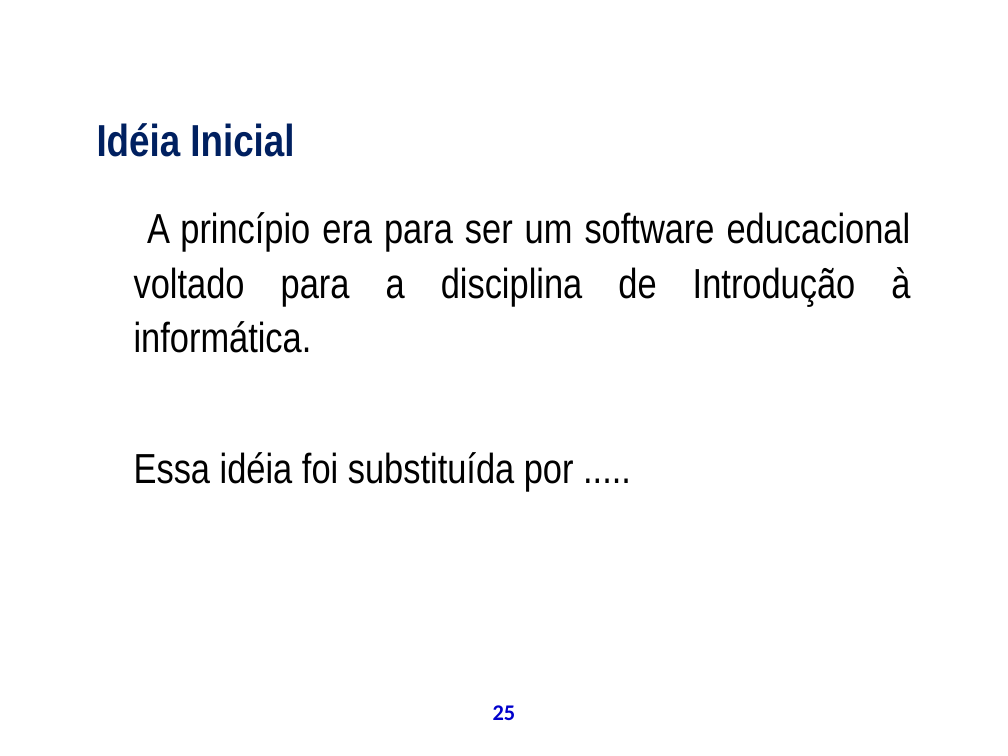
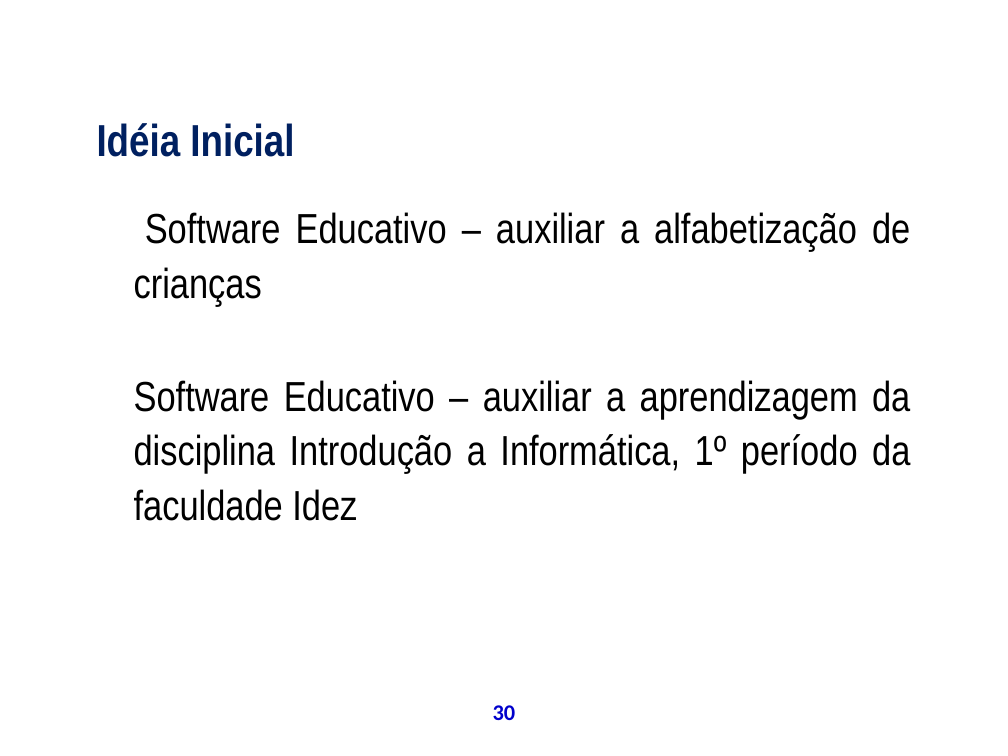
Before and after one commit to theoziran/sislodim, a slide deck: slide 30 of documentos/ProjetoPSA/Apresentação Final.ppt (slide 25 before the commit). Drawn at 1008x756 pixels with LibreOffice and Linux fonts; fonts in the diff are those of the drawing; background and template pictures are left out. Boxes give left, top, right and bottom in pixels: in the first picture for what was removed or moved away, otherwise in the second. Text is boxed around its words. In the diff, an @@ line names an element or a change of style, - is before the commit and + after.

```diff
--- a/documentos/ProjetoPSA/Apresentação Final.ppt
+++ b/documentos/ProjetoPSA/Apresentação Final.ppt
@@ text at [134,212,910,521]: text changed @@
-A princípio era para ser um software educacional voltado para a disciplina de Introdução à informática.
-Essa idéia foi substituída por .....
+Software Educativo – auxiliar a alfabetização de crianças
+Software Educativo – auxiliar a aprendizagem da disciplina Introdução a Informática, 1º período da faculdade Idez
@@ page number at [493,705,516,720]: text changed @@
-25
+30
```
Also in this commit, not shown: 20 other slides changed, 12 slides added, 2 slides removed.
